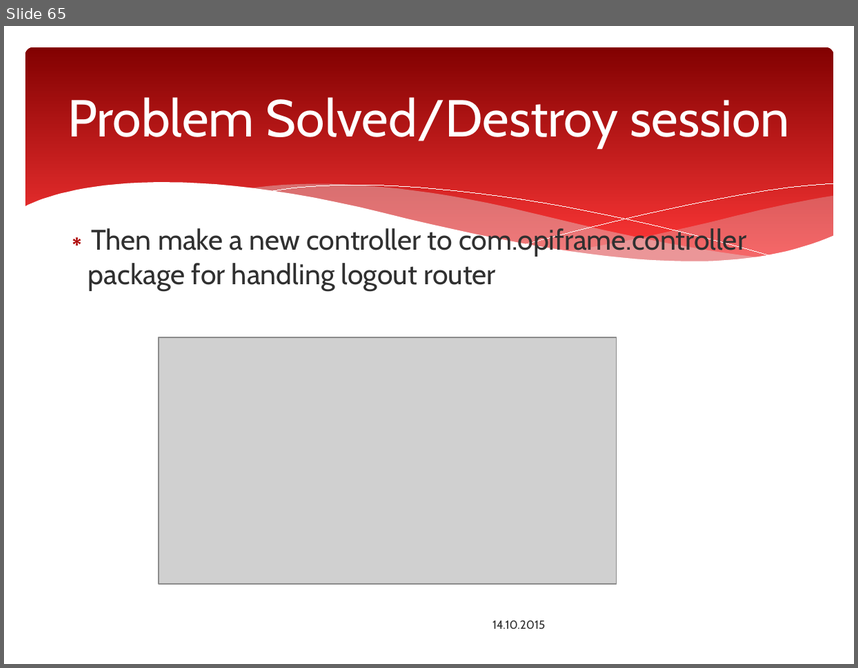
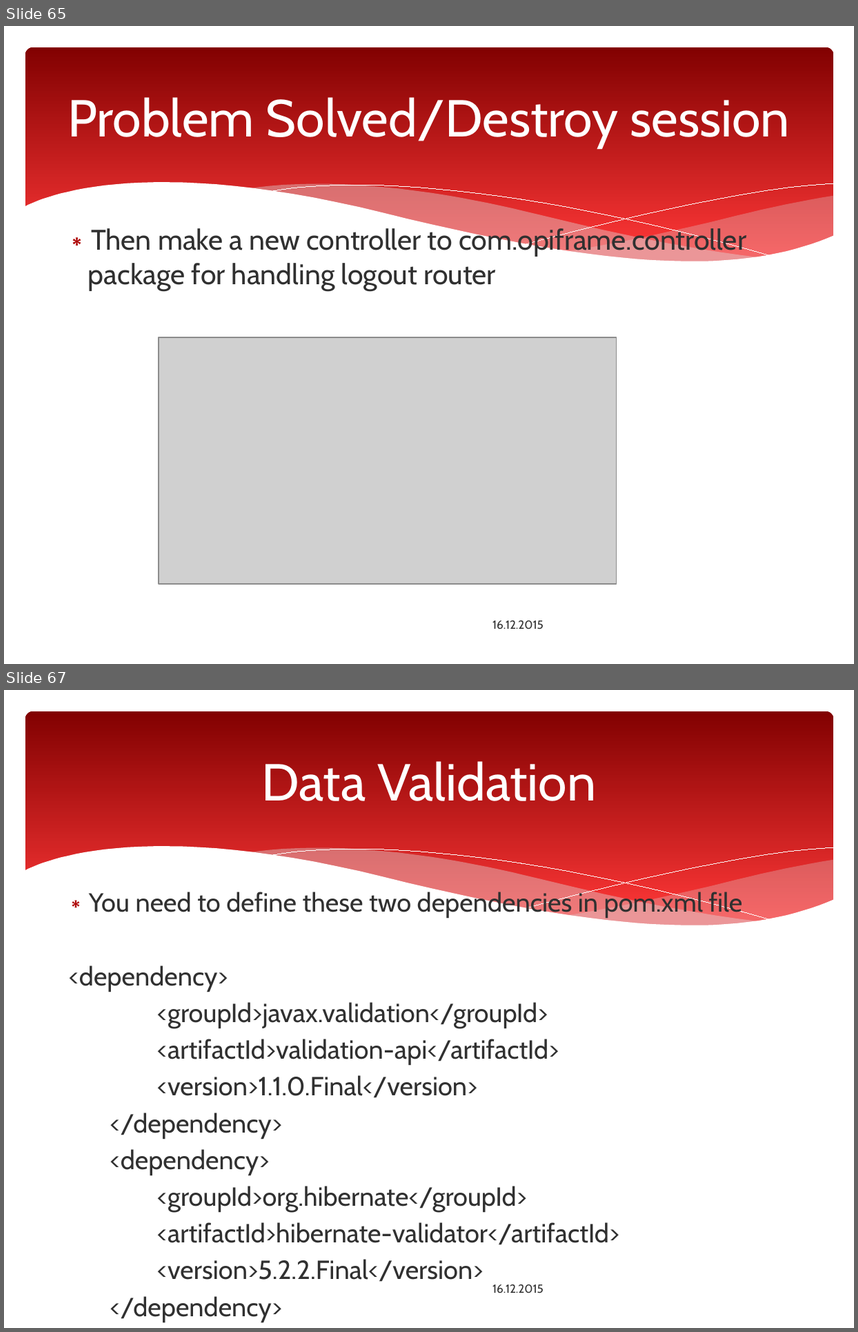
Before and after one commit to ttakkula/javaee-spring-maven, a slide deck: SpringMVC/Spring_Web_MVC_Framework.pptx. Shown one above the other, each under a label of ours: slide 65 before the commit, slides 65 and 67 after it; the slides between them are not shown. The pictures are 858x668 and 858x1332 pixels, drawn with LibreOffice and Linux fonts; fonts in the diff are those of the drawing; grey boxes stand for pictures; background and template pictures are left out. Boxes give left, top, right and bottom in pixels: in the first picture for what was removed or moved away, otherwise in the second. Text is boxed around its words. In the diff, an @@ line names an element or a change of style, - is before the commit and + after.

```diff
--- a/SpringMVC/Spring_Web_MVC_Framework.pptx
+++ b/SpringMVC/Spring_Web_MVC_Framework.pptx
@@ slide 67 added at [4,690,854,1328], background #FFFFFF; not listed: 6 template elements that a slide beside it also shows @@
@@ title added at [261,761,596,801], 44 pt, text #FFFFFF @@
+Data Validation
@@ text added at [69,889,743,1321], 22.2 pt, text #303030 @@
+∗ You need to define these two dependencies in pom.xml file
+<dependency>
+<groupId>javax.validation</groupId>
+<artifactId>validation-api</artifactId>
+<version>1.1.0.Final</version>
+</dependency>
+<dependency>
+<groupId>org.hibernate</groupId>
+<artifactId>hibernate-validator</artifactId>
+<version>5.2.2.Final</version>
+</dependency>
@@ text added at [493,1284,544,1292], 10 pt, text #303030 @@
+16.12.2015
@@ slide 65 changed as well @@
@@ text at [493,620,544,628]: text changed @@
-14.10.2015
+16.12.2015
```
Also in this commit, not shown: 69 other slides changed, 29 other slides added, 1 slide removed.
